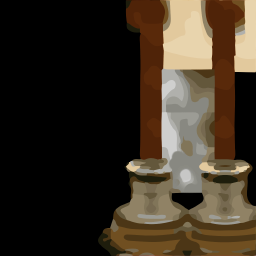
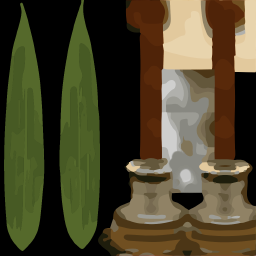
Before/after of a 256×256 layered artwork. What changed in the layer stack:
added group "plant" with 3 layers above "Luminosità/contrasto 2" over [left=4, top=0, right=100, bottom=251]
added layer "Livello 4" in group "plant" over [left=4, top=0, right=100, bottom=251]
